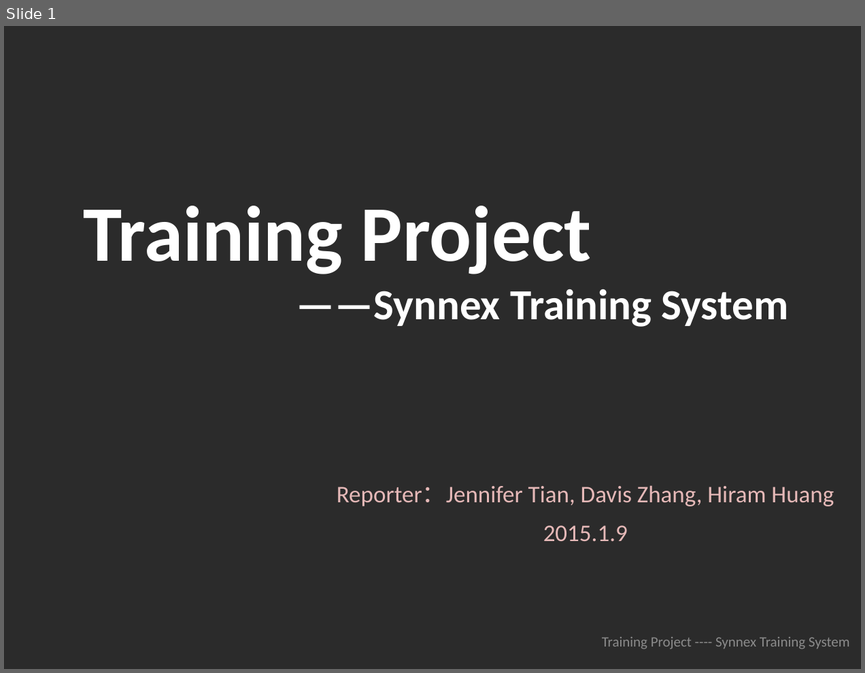
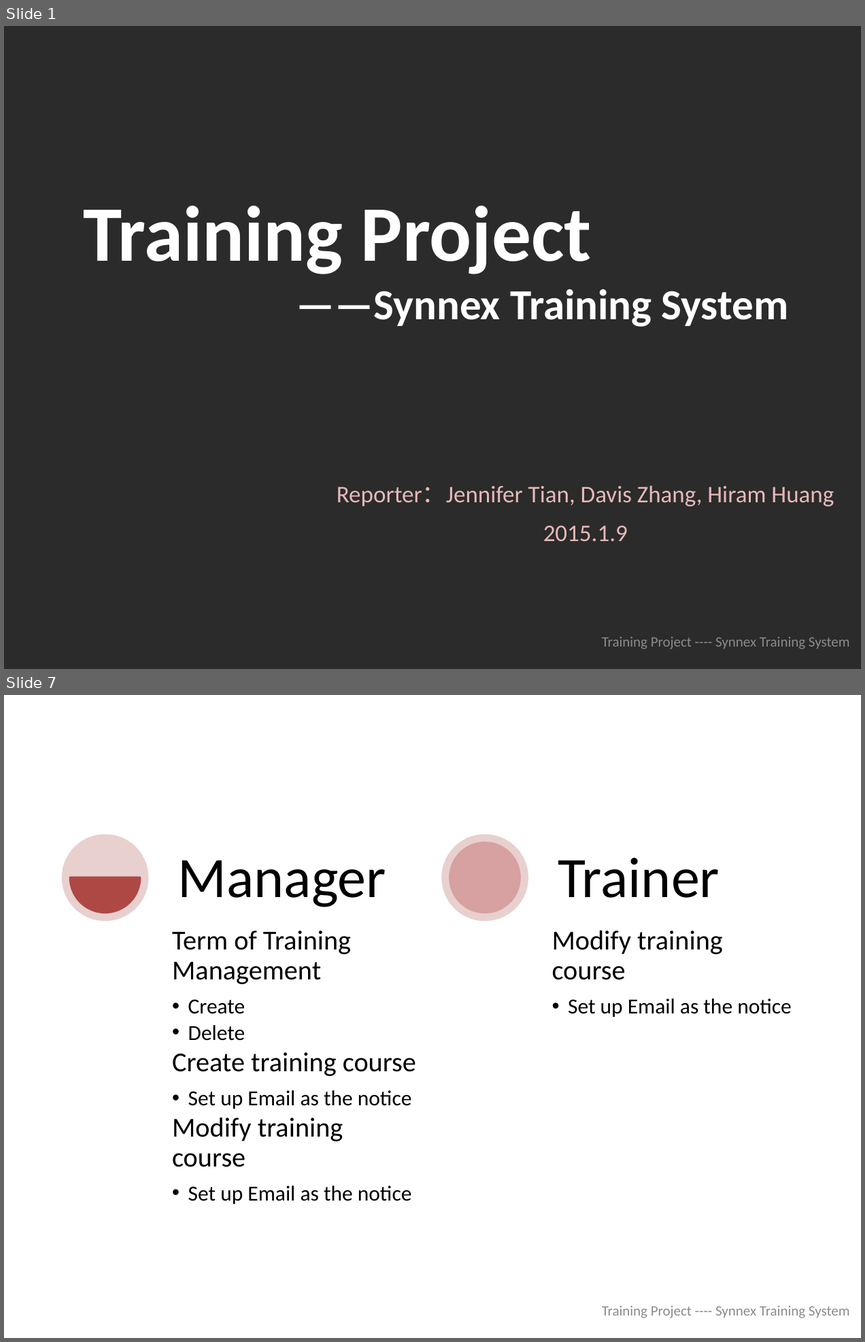
Before and after one commit to zhangruhong/trainingsystem, a slide deck: info/总结.pptx. Shown one above the other, each under a label of ours: slide 1 before the commit, slides 1 and 7 after it; the slides between them are not shown. The pictures are 865x673 and 865x1342 pixels, drawn with LibreOffice and Linux fonts; fonts in the diff are those of the drawing; background and template pictures are left out; a plain dark background stands for a picture behind light text. Boxes give left, top, right and bottom in pixels: in the first picture for what was removed or moved away, otherwise in the second. Text is boxed around its words. In the diff, an @@ line names an element or a change of style, - is before the commit and + after.

```diff
--- a/info/总结.pptx
+++ b/info/总结.pptx
@@ slide 7 added at [4, 695, 861, 1338], background #FFFFFF @@
@@ title added at [104, 713, 818, 794], 34 pt, text #FFFFFF, bold @@
+What will we do in course management?
@@ group added at [61, 834, 791, 1204]: 4 texts, 2 ellipses, 2 chord (boxed as its full ellipse)s @@
+Term of Training Management
+  •• Create
+  •• Delete
+Create training course
+  •• Set up Email as the notice
+Modify training course
+  •• Set up Email as the notice
+Manager
+Modify training course
+  •• Set up Email as the notice
+Trainer
@@ text added at [602, 1305, 850, 1318], 12 pt, text #8C8C8C @@
+Training Project ---- Synnex Training System
```
Also in this commit, not shown: 7 slides changed, 8 other slides added, 8 slides removed.
